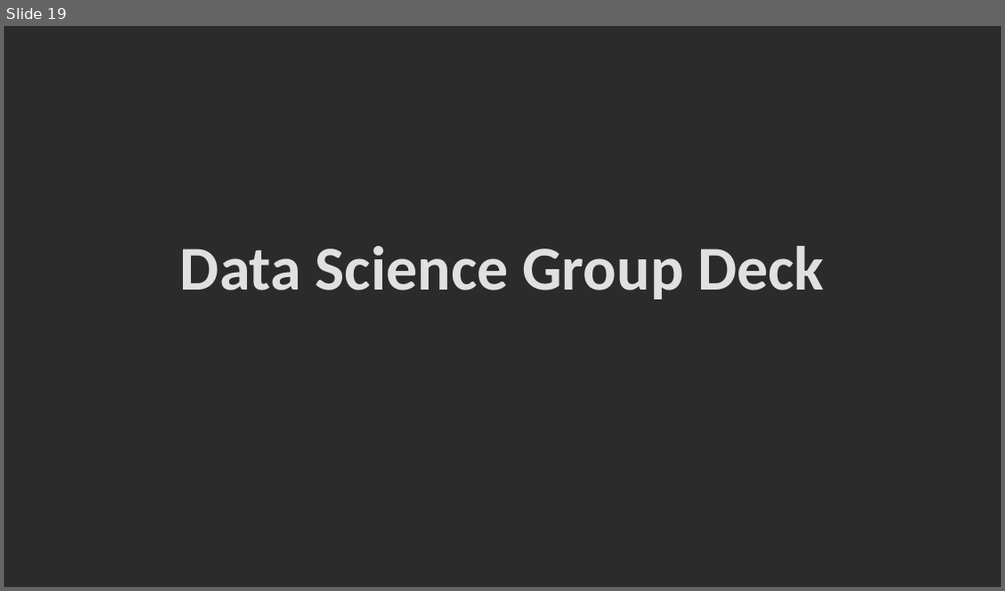
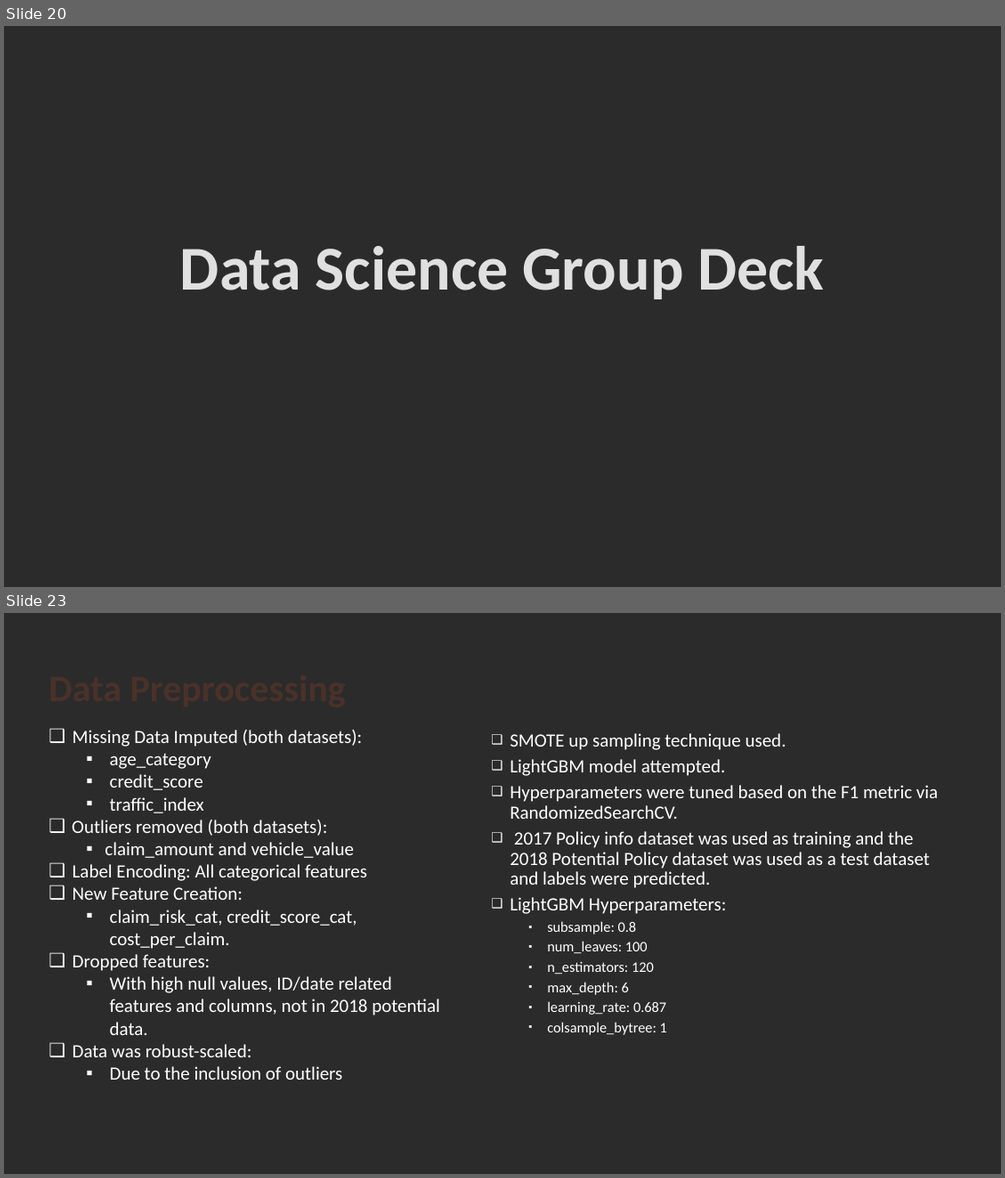
Before and after one commit to suhitasva/Auto_Insurance_Study, a slide deck: Insurance_Case_Study_Results_SVA.pptx. Shown one above the other, each under a label of ours: slide 19 before the commit, slides 20 and 23 after it; the slides between them are not shown. The pictures are 1005x591 and 1005x1178 pixels, drawn with LibreOffice and Linux fonts; fonts in the diff are those of the drawing; background and template pictures are left out; a plain dark background stands for a picture behind light text. Boxes give left, top, right and bottom in pixels: in the first picture for what was removed or moved away, otherwise in the second. Text is boxed around its words. In the diff, an @@ line names an element or a change of style, - is before the commit and + after.

Commit message:
Worked on Data Science Group Deck - Finished Presentation

```diff
--- a/Insurance_Case_Study_Results_SVA.pptx
+++ b/Insurance_Case_Study_Results_SVA.pptx
@@ slide 23 added at <box>4,613,1001,1174</box>, background picture (left out) @@
@@ text added at <box>72,730,440,1079</box>, 18 pt, text #FFFFFF @@
+❑ Missing Data Imputed (both datasets):
+  ▪ age_category
+  ▪ credit_score
+  ▪ traffic_index
+❑ Outliers removed (both datasets):
+  ▪ claim_amount and vehicle_value
+❑ Label Encoding: All categorical features
+❑ New Feature Creation:
+  ▪ claim_risk_cat, credit_score_cat, cost_per_claim.
+❑ Dropped features:
+  ▪ With high null values, ID/date related features and columns, not in 2018 potential data.
+❑ Data was robust-scaled:
+  ▪ Due to the inclusion of outliers
@@ title added at <box>134,730,170,743</box>, 36 pt, text #4A3128, bold @@
+Data Preprocessing
@@ text added at <box>510,733,938,1035</box>, 18 pt, text #FFFFFF @@
+❑ SMOTE up sampling technique used.
+❑ LightGBM model attempted.
+❑ Hyperparameters were tuned based on the F1 metric via RandomizedSearchCV.
+❑ 2017 Policy info dataset was used as training and the 2018 Potential Policy dataset was used as a test dataset and labels were predicted.
+❑ LightGBM Hyperparameters:
+  ▪ subsample: 0.8
+  ▪ num_leaves: 100
+  ▪ n_estimators: 120
+  ▪ max_depth: 6
+  ▪ learning_rate: 0.687
+  ▪ colsample_bytree: 1
@@ what was slide 19 is now slide 20 @@
```
Also in this commit, not shown: 7 other slides added.
